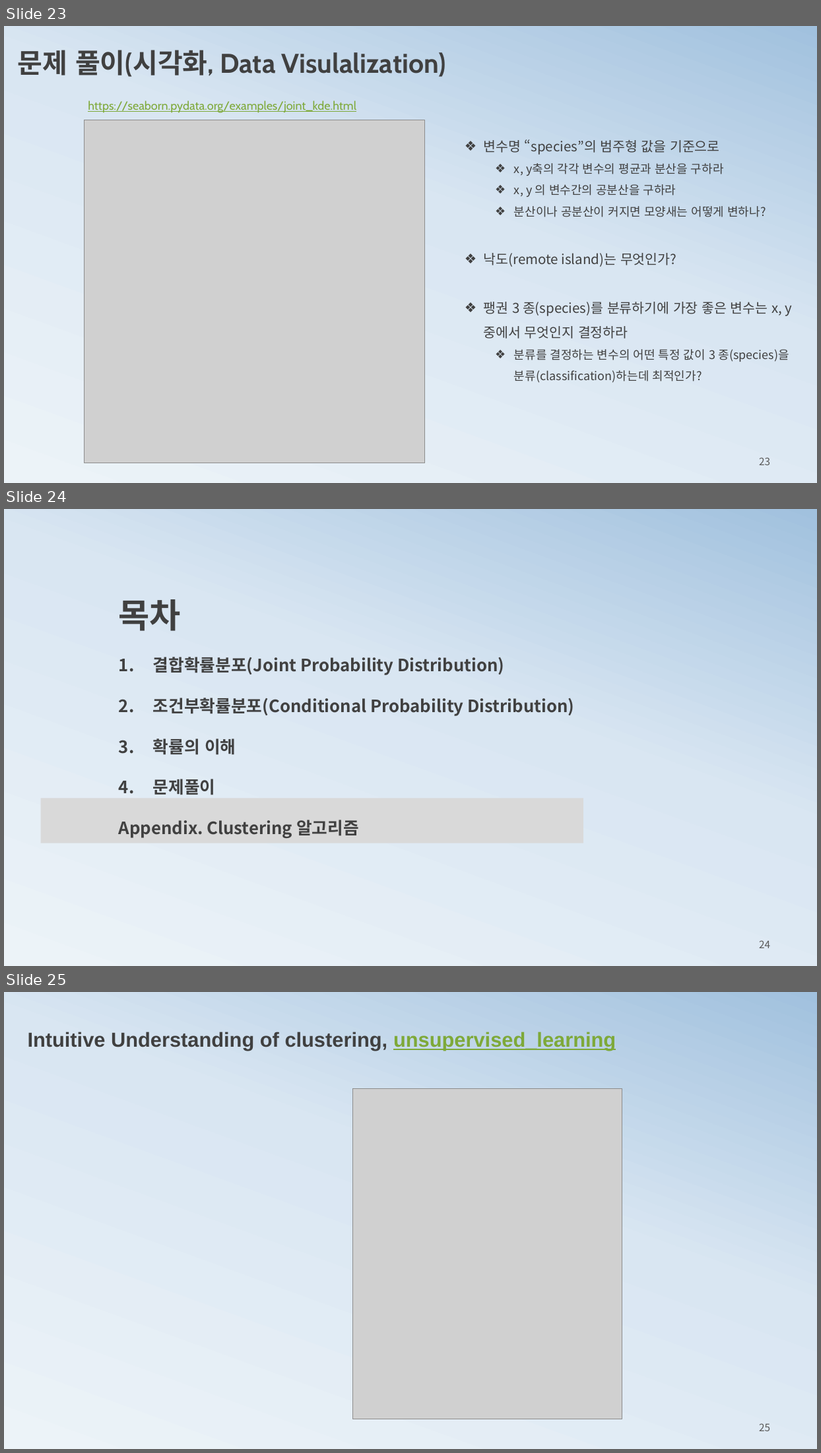
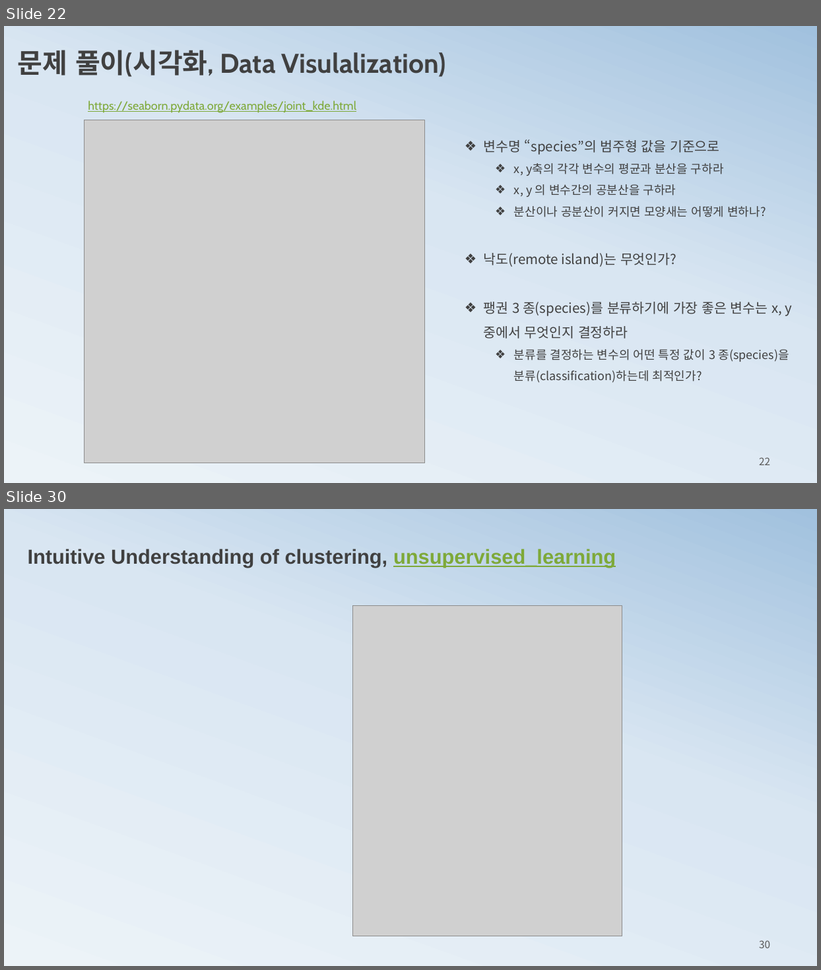
Before and after one commit to ancestor9/mathematics-for-machine-learning, a slide deck: 2_histogram2probability.pptx. Shown one above the other, each under a label of ours: slides 23, 24 and 25 before the commit, slides 22 and 30 after it; the slides between them are not shown. The pictures are 821x1453 and 821x970 pixels, drawn with LibreOffice and Linux fonts; fonts in the diff are those of the drawing; grey boxes stand for pictures. Boxes give left, top, right and bottom in pixels: in the first picture for what was removed or moved away, otherwise in the second. Text is boxed around its words. In the diff, an @@ line names an element or a change of style, - is before the commit and + after.

```diff
--- a/2_histogram2probability.pptx
+++ b/2_histogram2probability.pptx
@@ slide 24 removed at (4,509,817,966), background gradient #ECF3F8 to #D9E6F2 to #A1C1DE @@
@@ text removed at (119,599,575,838) @@
-목차
-1. 결합확률분포(Joint Probability Distribution)
-2. 조건부확률분포(Conditional Probability Distribution)
-3. 확률의 이해
-4. 문제풀이
-Appendix. Clustering 알고리즘
@@ rectangle removed at (40,798,583,843) @@
@@ page number removed at (759,941,770,949) @@
-24
@@ what was slide 23 is now slide 22 @@
@@ page number at (759,458,770,466): text changed @@
-23
+22
@@ what was slide 25 is now slide 30 @@
@@ page number at (759,941,770,949): text changed @@
-25
+30
```
Also in this commit, not shown: 3 slides changed, 6 slides added.
